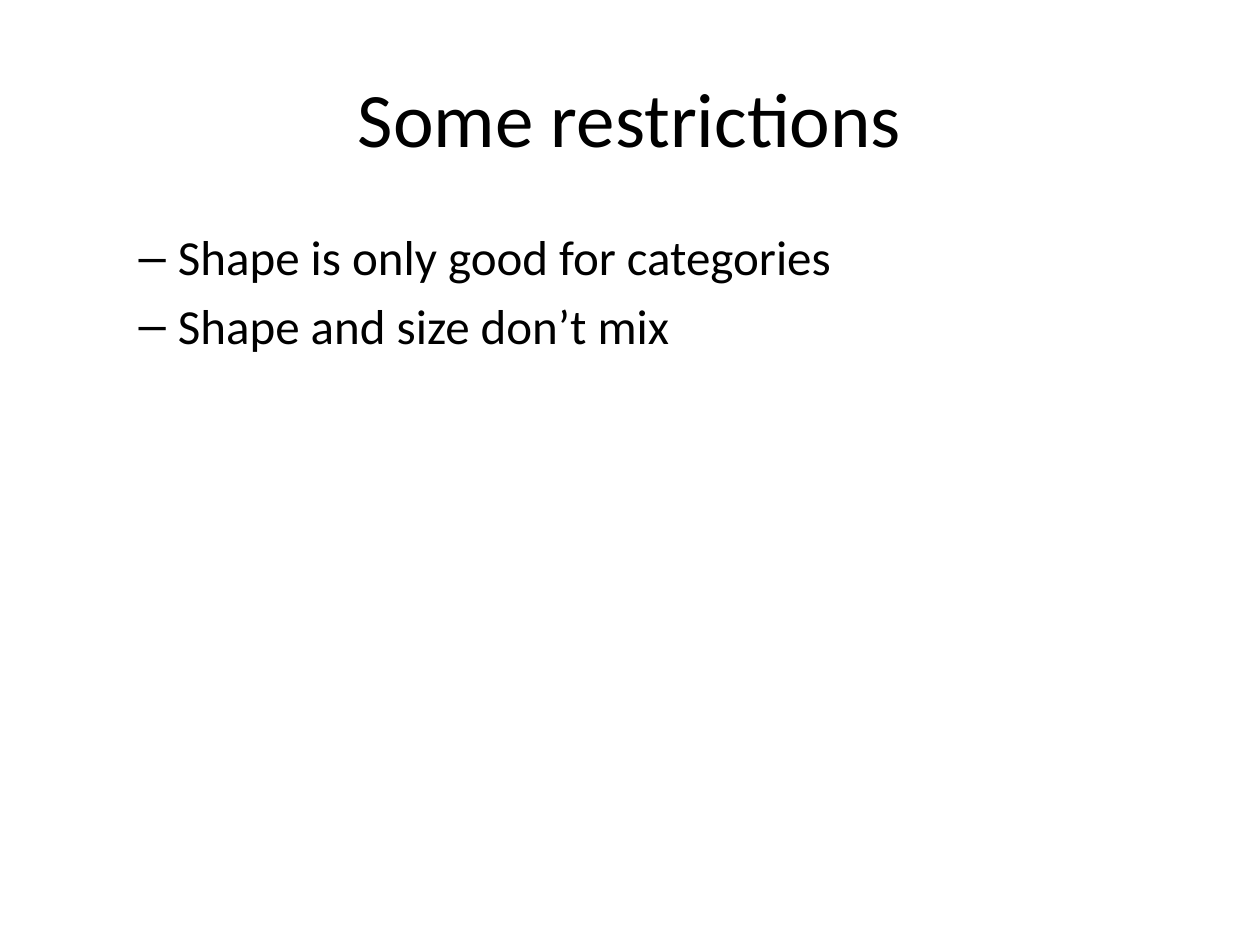
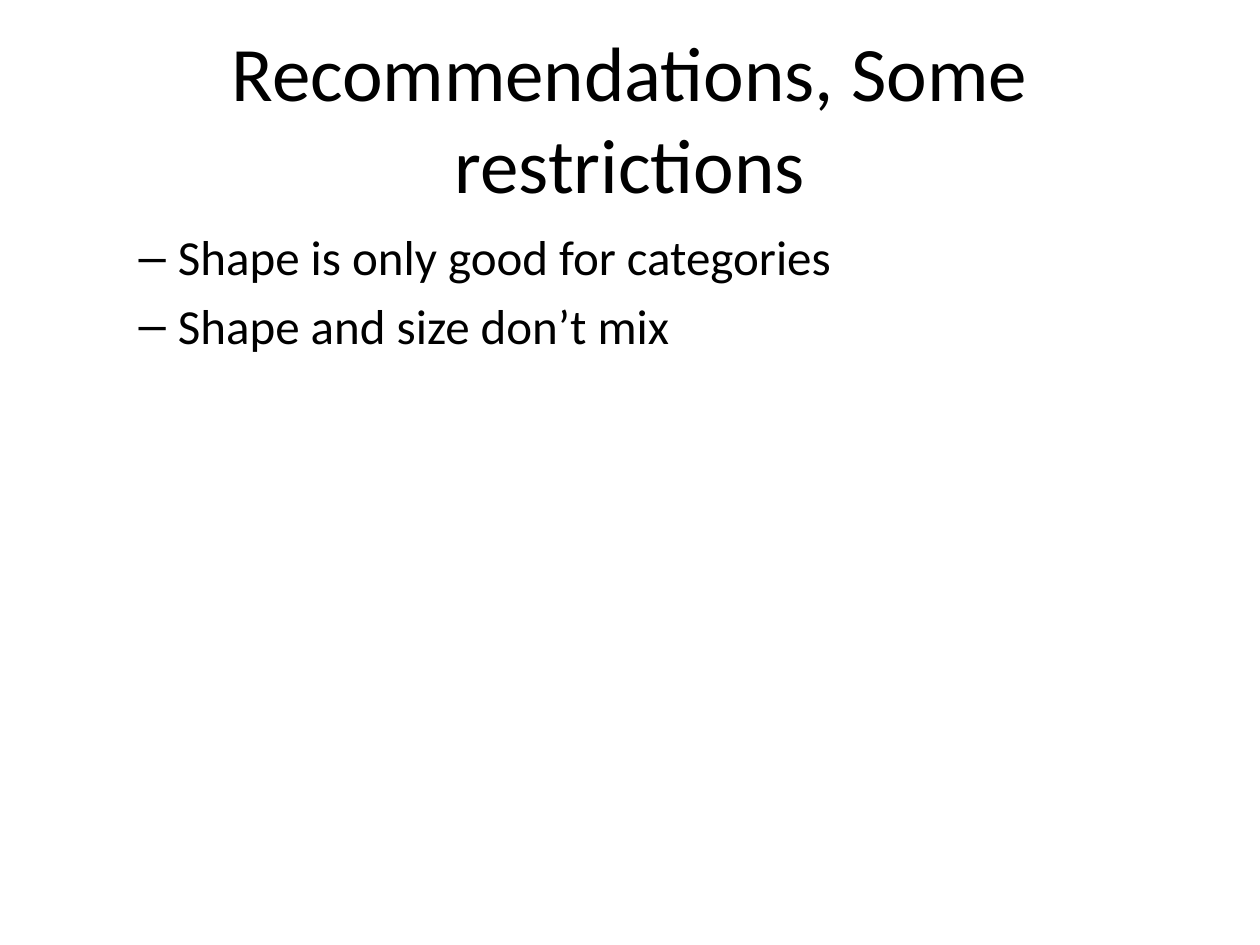
Before and after one commit to pmean/data-visualization, a slide deck: slide 11 of data-viz-01/component/recommendations.pptx (slide 10 before the commit). Drawn at 1260x945 pixels with LibreOffice and Linux fonts; fonts in the diff are those of the drawing. Boxes give left, top, right and bottom in pixels: in the first picture for what was removed or moved away, otherwise in the second. Text is boxed around its words. In the diff, an @@ line names an element or a change of style, - is before the commit and + after.

```diff
--- a/data-viz-01/component/recommendations.pptx
+++ b/data-viz-01/component/recommendations.pptx
@@ title at box(232, 47, 1028, 194): text changed @@
-Some restrictions
+Recommendations, Some restrictions
```
Also in this commit, not shown: 8 other slides changed, 2 slides added, 28 other files.
